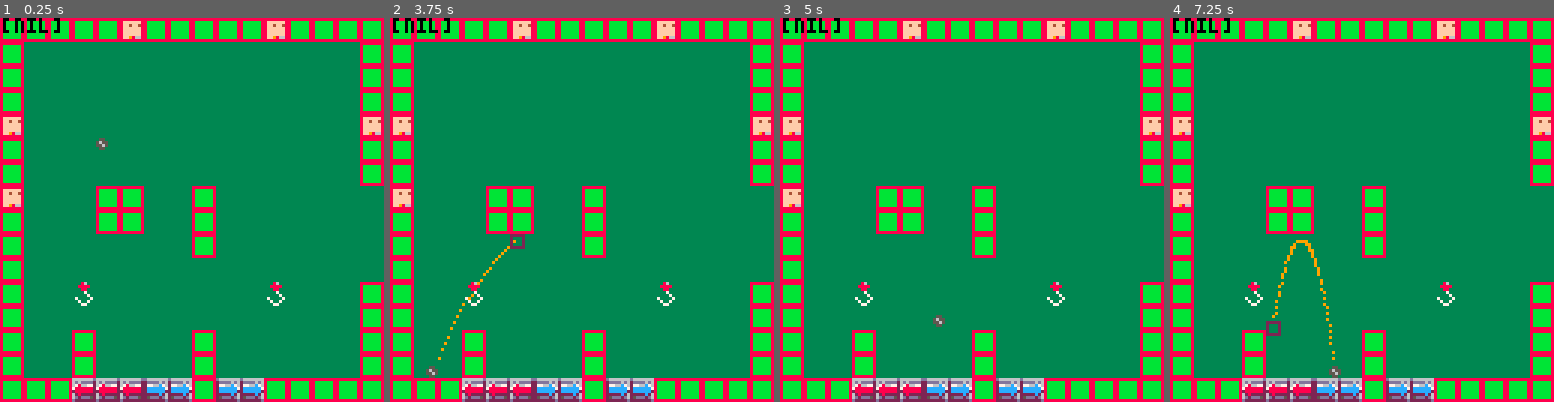
Above: before the commit, frames 1-4 (left to right).
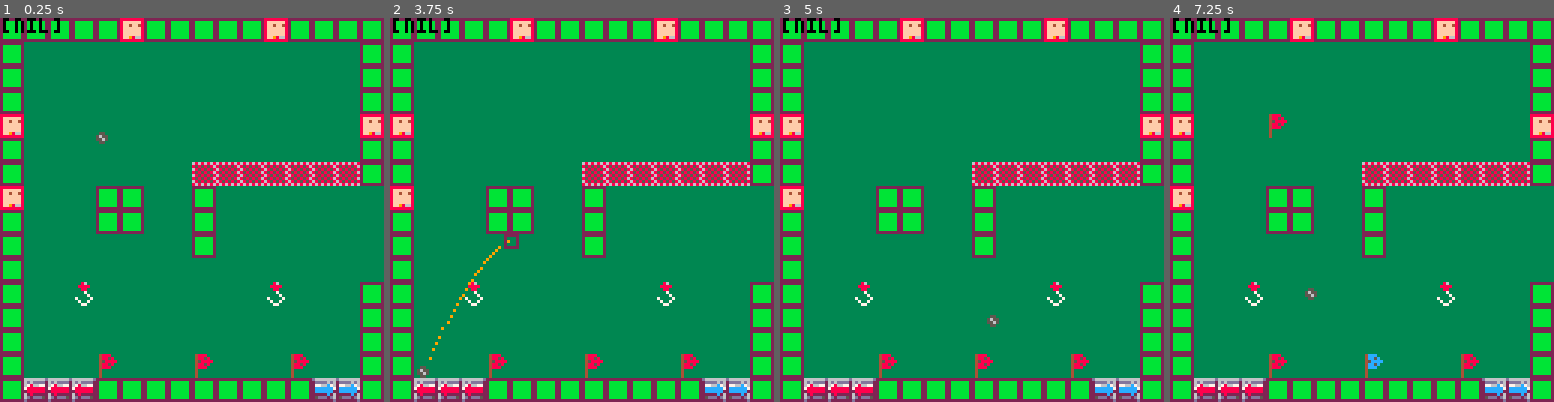
Above: after the commit, the same moments.

Repository: davidjtferguson/golf-escape
Game: PICO-8 cartridge golf_escape.p8
The game is run twice, just before and just after one commit, with the same random seed, the same clock (stepped at 60 frames per second) and the same inputs.
Inputs:
- Up to frame 1 (0.25 s): no input
- Up to frame 2 (3.75 s): tap O (Z key) at 0.33, 0.7, 1.43, 2.22, 3.1 s; tap X (X key) at 1.07, 2.07, 2.4, 2.73, 3.07, 3.4, 3.73 s; hold Left 1.97-2.37 s; hold Right 2.87-3.53 s
- Up to frame 3 (5 s): tap O (Z key) at 3.98, 4.87 s; tap X (X key) at 4.07, 4.4, 4.73 s; hold Right 4.13-4.53 s
- Up to frame 4 (7.25 s): tap X (X key) every 0.33 s from 5.07 to 7.07 s; hold Left 5.13-5.8 s; tap O (Z key) at 5.75, 6.63 s; hold Left 6.23-6.63 s; hold Right from 7.13 s (still down)

The runs differ from the first frame. In frame 1, 16% of the frame differs, in the area x 0-100%, y 0-100%; in frame 2, 16%; in frame 3, 16%; in frame 4, 17%.

Commit message:
basic spikes and checkpoints

Diff:
--- a/golf_escape.p8
+++ b/golf_escape.p8
@@ -33,6 +33,10 @@
  resetswing()
 
  xmap,ymap=0,0
+
+ --checkpoint
+ xcp=4
+ ycp=4
 
  bg=3
 
@@ -130,6 +134,8 @@
   end
  end
 
+ --todo: look up what order
+ -- actions should be in
  updatemovement(av)
 
  if groundcol(av,0,av.yvel,0) then
@@ -200,6 +206,32 @@
    h.active=true
   end
  end
+
+ --spikes
+ if allcol(av,0,0,4) then
+  av.x=xcp
+  av.y=ycp
+
+  av.xvel=0
+  av.yvel=0
+ end
+
+ --checkpoint
+ if allcol(av,0,0,5) then
+
+  if xcp!=xhitblock or
+     ycp!=yhitblock then
+   --new checkpoint
+
+   --reset previous cp
+   mset(xcp,ycp,6)
+  end
+
+  xcp,ycp=xhitblock,yhitblock
+  mset(xcp,ycp,7)
+
+ end
+
 end
 
 function _draw()
@@ -381,6 +413,9 @@
 end
 
 function checkflag(x,y,flag)
+
+ xhitblock,yhitblock=flr(x),flr(y)
+
  local s=mget(x,y)
  return fget(s,flag)
 end
@@ -513,14 +548,14 @@
  add(hooks,h)
 end
 __gfx__
-000000008888888805500000d66666666666666d0000000000000000000000000000000000000000000000000000000000000000000000000000000000000000
-000000008bbbbbb8565500002dddd6d66d6dddd20000000000000000000000000000000000000000000000000000000000000000000000000000000000000000
-007007008bbbbbb85565000027766c76678667720000000000000000000000000000000000000000000000000000000000000000000000000000000000000000
-000770008bbbbbb8055000002cccccc7788888820000000000000000000000000000000000000000000000000000000000000000000000000000000000000000
-000770008bbbbbb8000000002cccccc2288888820000000000000000000000000000000000000000000000000000000000000000000000000000000000000000
-007007008bbbbbb80000000022222c26628222220000000000000000000000000000000000000000000000000000000000000000000000000000000000000000
-000000008bbbbbb80000000025ddd2d66d2ddd520000000000000000000000000000000000000000000000000000000000000000000000000000000000000000
-0000000088888888000000002222222dd22222220000000000000000000000000000000000000000000000000000000000000000000000000000000000000000
+000000002222222205500000d66666666666666d686868680488800004ccc0000000000000000000000000000000000000000000000000000000000000000000
+000000002bbbbbb2565500002dddd6d66d6dddd2858585860488580004cc5c000000000000000000000000000000000000000000000000000000000000000000
+007007002bbbbbb25565000027766c76678667726858585804588880045cccc00000000000000000000000000000000000000000000000000000000000000000
+000770002bbbbbb2055000002cccccc778888882858585860488580004cc5c000000000000000000000000000000000000000000000000000000000000000000
+000770002bbbbbb2000000002cccccc228888882685858580488800004ccc0000000000000000000000000000000000000000000000000000000000000000000
+007007002bbbbbb20000000022222c26628222228585858604000000040000000000000000000000000000000000000000000000000000000000000000000000
+000000002bbbbbb20000000025ddd2d66d2ddd526858585804000000040000000000000000000000000000000000000000000000000000000000000000000000
+0000000022222222000000002222222dd22222228686868604000000040000000000000000000000000000000000000000000000000000000000000000000000
 88888888000000000000000000000000000000000000000000000000000000000000000000000000000000000000000000000000000000000000000000000000
 8ffffff8000000000000000000000000000000000000000000000000000000000000000000000000000000000000000000000000000000000000000000000000
 8ff4ff48000000000000000000000000000000000000000000000000000000000000000000000000000000000000000000000000000000000000000000000000
@@ -668,7 +703,7 @@
 
 
 __gff__
-0001000305000000000000000000000001000000000000000000000000000000080000000000000000000000000000000000000000000000000000000000000000000000000000000000000000000000000000000000000000000000000000000000000000000000000000000000000000000000000000000000000000000000
+0001000305102000000000000000000001000000000000000000000000000000080000000000000000000000000000000000000000000000000000000000000000000000000000000000000000000000000000000000000000000000000000000000000000000000000000000000000000000000000000000000000000000000
 0000000000000000000000000000000000000000000000000000000000000000000000000000000000000000000000000000000000000000000000000000000000000000000000000000000000000000000000000000000000000000000000000000000000000000000000000000000000000000000000000000000000000000
 __map__
 0101010101100101010101100101010101010101010101010101010101010101010101010101010101010101010101010000000000000000000000000000000000000000000000000000000000000000000000000000000000000000000000000000000000000000000000000000000000000000000000000000000000000000
@@ -677,16 +712,16 @@
 0100000000000000000000000000000101000000000000000000000000000001010000000000000000010000000000010000000000000000000000000000000000000000000000000000000000000000000000000000000000000000000000000000000000000000000000000000000000000000000000000000000000000000
 1000000000000000000000000000001001000001010000000000000000000001010000000000200001010000000000010000000000000000000000000000000000000000000000000000000000000000000000000000000000000000000000000000000000000000000000000000000000000000000000000000000000000000
 0100000000000000000000000000000101000000000000000020000001000001010000000000000001010000200000010000000000000000000000000000000000000000000000000000000000000000000000000000000000000000000000000000000000000000000000000000000000000000000000000000000000000000
-0100000000000000000000000000000101000000000000000000000000000001010000000101000001000000000000010000000000000000000000000000000000000000000000000000000000000000000000000000000000000000000000000000000000000000000000000000000000000000000000000000000000000000
+0100000000000000050505050505050101000000000000000000000000000001010000000101000001000000000000010000000000000000000000000000000000000000000000000000000000000000000000000000000000000000000000000000000000000000000000000000000000000000000000000000000000000000
 1000000001010000010000000000000000000000000000000000000000000001010000000000000001000000000000010000000000000000000000000000000000000000000000000000000000000000000000000000000000000000000000000000000000000000000000000000000000000000000000000000000000000000
 0100000001010000010000000000000000000000000000000000000000000001010000000000000001002000000000010000000000000000000000000000000000000000000000000000000000000000000000000000000000000000000000000000000000000000000000000000000000000000000000000000000000000000
 0100000000000000010000000000000000000000000000000101000000000001010000000000000001000000000000010000000000000000000000000000000000000000000000000000000000000000000000000000000000000000000000000000000000000000000000000000000000000000000000000000000000000000
 0100000000000000000000000000000000000000000000000000000000000001010000000020000000010001000100010000000000000000000000000000000000000000000000000000000000000000000000000000000000000000000000000000000000000000000000000000000000000000000000000000000000000000
 0100002000000000000000200000000101000000010100000000000000200000000000000000000000000100010001010000000000000000000000000000000000000000000000000000000000000000000000000000000000000000000000000000000000000000000000000000000000000000000000000000000000000000
 0100000000000000000000000000000101000000000000000000000000000000000000000000000000000000000000010000000000000000000000000000000000000000000000000000000000000000000000000000000000000000000000000000000000000000000000000000000000000000000000000000000000000000
-0100000100000000010000000000000101000000000000000000000000000000000000000000000000000000000000010000000000000000000000000000000000000000000000000000000000000000000000000000000000000000000000000000000000000000000000000000000000000000000000000000000000000000
-0100000100000000010000000000000101000000000000000000000000000000000000000000000000000000000000010000000000000000000000000000000000000000000000000000000000000000000000000000000000000000000000000000000000000000000000000000000000000000000000000000000000000000
-0101010404040303010303010101010101010101010101010101010101010101010101010101010101010101010101010000000000000000000000000000000000000000000000000000000000000000000000000000000000000000000000000000000000000000000000000000000000000000000000000000000000000000
+0100000000000000000000000000000101000000000000000000000000000000000000000000000000000000000000010000000000000000000000000000000000000000000000000000000000000000000000000000000000000000000000000000000000000000000000000000000000000000000000000000000000000000
+0100000006000000060000000600000101000000000000000000000000000000000000000000000000000000000000010000000000000000000000000000000000000000000000000000000000000000000000000000000000000000000000000000000000000000000000000000000000000000000000000000000000000000
+0104040401010101010101010103030101010101010101010101010101010101010101010101010101010101010101010000000000000000000000000000000000000000000000000000000000000000000000000000000000000000000000000000000000000000000000000000000000000000000000000000000000000000
 0101010100000001000001000000000000000000000000000000000000000000000000000000000000000000000000000000000000000000000000000000000000000000000000000000000000000000000000000000000000000000000000000000000000000000000000000000000000000000000000000000000000000000
 0001000000000000000001000000000000000000000000000000000000000000000000000000000000000000000000000000000000000000000000000000000000000000000000000000000000000000000000000000000000000000000000000000000000000000000000000000000000000000000000000000000000000000
 0001000000000000000001000000000000000000000000000000000000000000000000000000000000000000000000000000000000000000000000000000000000000000000000000000000000000000000000000000000000000000000000000000000000000000000000000000000000000000000000000000000000000000
